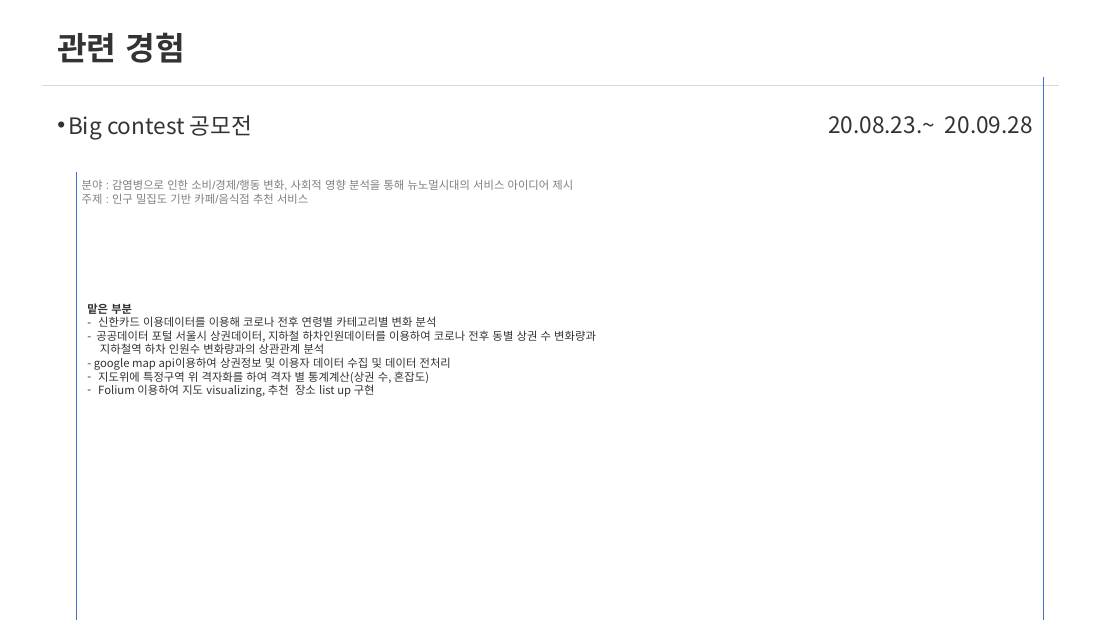
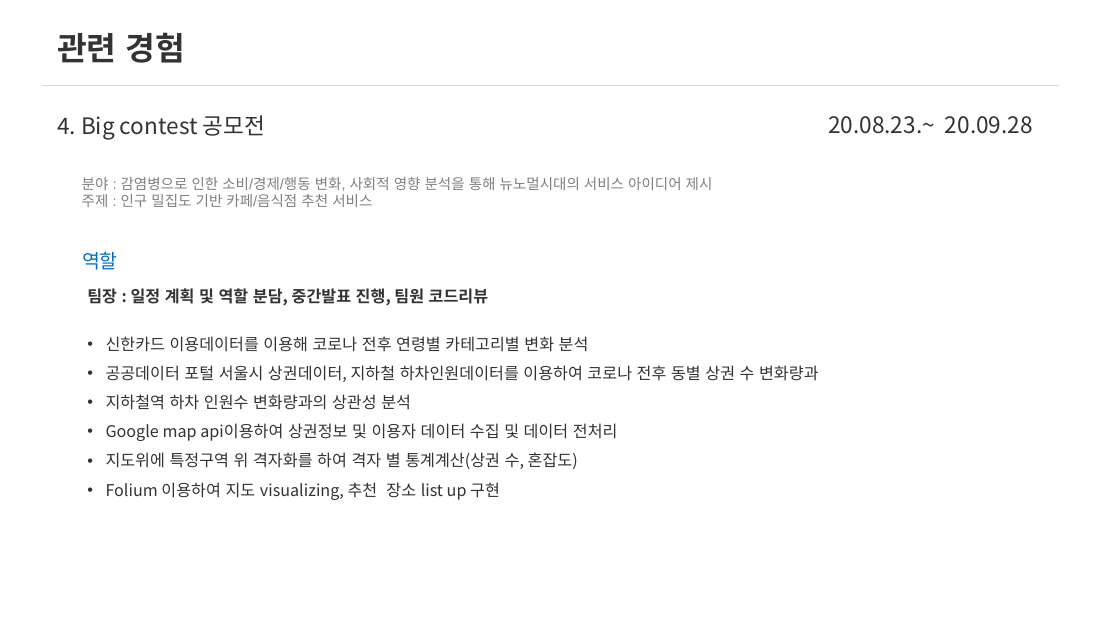
Before and after one commit to Changyoon-Lee/portfolio, a slide deck: slide 12 of 포트폴리오세부내용.pptx (slide 9 before the commit). Drawn at 1120x630 pixels with LibreOffice and Linux fonts; fonts in the diff are those of the drawing. Boxes give left, top, right and bottom in pixels: in the first picture for what was removed or moved away, otherwise in the second. Text is boxed around its words. In the diff, an @@ line names an element or a change of style, - is before the commit and + after.

```diff
--- a/포트폴리오세부내용.pptx
+++ b/포트폴리오세부내용.pptx
@@ line removed from (1043, 77) to (1043, 620) @@
@@ text at bbox=[57, 115, 265, 140]: text changed @@
-• Big contest 공모전
+4. Big contest 공모전
@@ text "분야 : 감염병으로 인한 소비/경제/행동 ..." at bbox=[82, 177, 713, 207]: size 14 to 18 pt @@
@@ line removed from (76, 173) to (76, 620) @@
@@ text added at bbox=[82, 251, 118, 270], 24 pt, text #0070C0 @@
+역할
@@ text "팀장 : 일정 계획 및 ...": place and size @@
-text "팀장 : 일정 계획 및 ..." at bbox=[87, 303, 596, 397]
+text "팀장 : 일정 계획 및 ..." at bbox=[87, 288, 819, 500]
@@ text at bbox=[87, 288, 489, 305]: text changed; size 14 to 20 pt @@
-맡은 부분
+팀장 : 일정 계획 및 역할 분담, 중간발표 진행, 팀원 코드리뷰
@@ text at bbox=[106, 336, 589, 500]: size 14 to 20 pt in "신한카드 이용데이터를 이용해 코로나 전후 연령별 카테고리별 ...", "지도위에 특정구역 위 격자화를 하여 격자 별 ...", "Folium 이용하여 지도 visualizing, 추천 장소 list ..."; bullet - to •; line spacing 1 to 1.5 @@
@@ text at bbox=[106, 365, 819, 441]: text changed; size 14 to 20 pt @@
-- 공공데이터 포털 서울시 상권데이터, 지하철 하차인원데이터를 이용하여 코로나 전후 동별 상권 수 변화량과
-지하철역 하차 인원수 변화량과의 상관관계 분석
-- google map api이용하여 상권정보 및 이용자 데이터 수집 및 데이터 전처리
+• 공공데이터 포털 서울시 상권데이터, 지하철 하차인원데이터를 이용하여 코로나 전후 동별 상권 수 변화량과
+• 지하철역 하차 인원수 변화량과의 상관성 분석
+• Google map api이용하여 상권정보 및 이용자 데이터 수집 및 데이터 전처리
```
Also in this commit, not shown: 12 other slides changed, 5 slides added.
